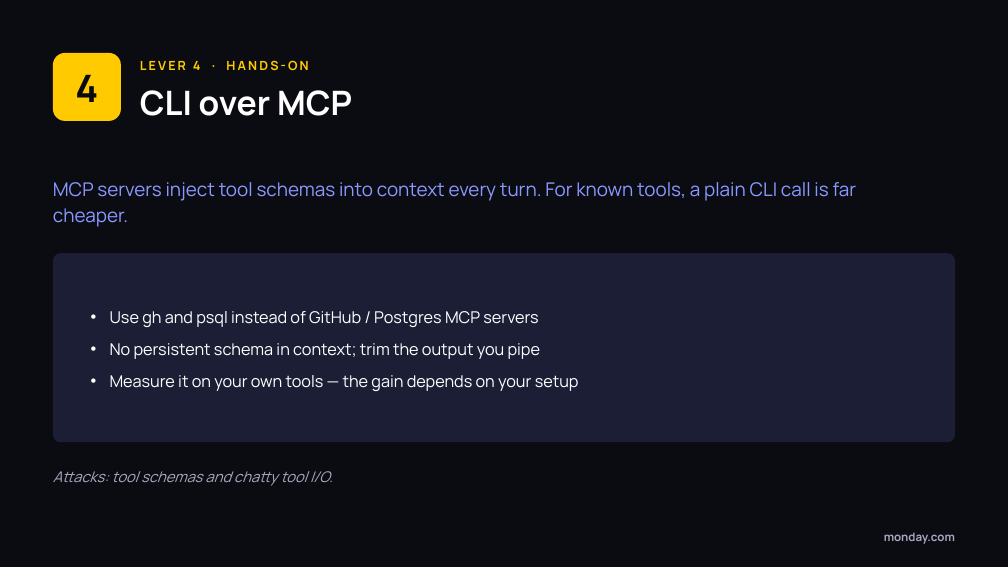
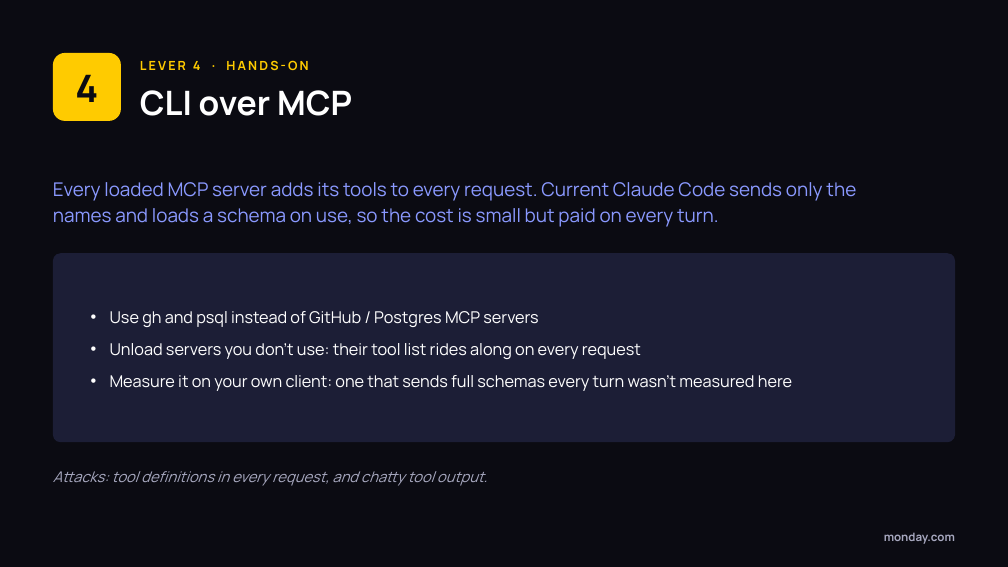
Before and after one commit to mxvtk/token-lab, a slide deck: slide 13 of deck/token-spend-workshop.pptx. Drawn at 1008x567 pixels with LibreOffice and Linux fonts; fonts in the diff are those of the drawing. Boxes give left, top, right and bottom in pixels: in the first picture for what was removed or moved away, otherwise in the second. Text is boxed around its words. In the diff, an @@ line names an element or a change of style, - is before the commit and + after.

```diff
--- a/deck/token-spend-workshop.pptx
+++ b/deck/token-spend-workshop.pptx
@@ text at box(53, 182, 856, 227): text changed @@
-MCP servers inject tool schemas into context every turn. For known tools, a plain CLI call is far cheaper.
+Every loaded MCP server adds its tools to every request. Current Claude Code sends only the names and loads a schema on use, so the cost is small but paid on every turn.
@@ text at box(110, 343, 792, 391): text changed @@
-• No persistent schema in context; trim the output you pipe
-• Measure it on your own tools — the gain depends on your setup
+• Unload servers you don't use: their tool list rides along on every request
+• Measure it on your own client: one that sends full schemas every turn wasn't measured here
@@ text at box(53, 471, 487, 486): text changed @@
-Attacks: tool schemas and chatty tool I/O.
+Attacks: tool definitions in every request, and chatty tool output.
```
Also in this commit, not shown: 3 other slides changed, 26 other files.
